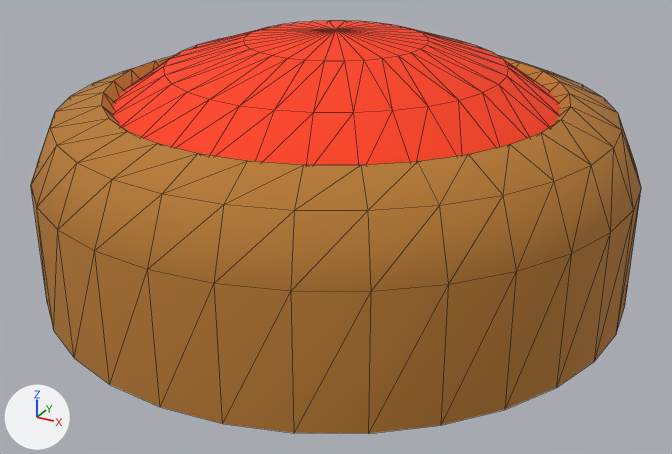
A saved change to the COLLADA model Art/Models/premium/spot-target.dae.
The view is the same before and after, from a camera (50 mm lens) standing at (1.45, -2.65, 1.48) and looking at (0.05, -0.09, 0.2). The lights are fixed; the arrows at lower left show +X, +Y and +Z. The picture after the commit comes second. Mesh edges are drawn as thin lines. Vertices at exactly the same position are counted once.

Objects in the first picture: 'accent', 'sling_lens'.
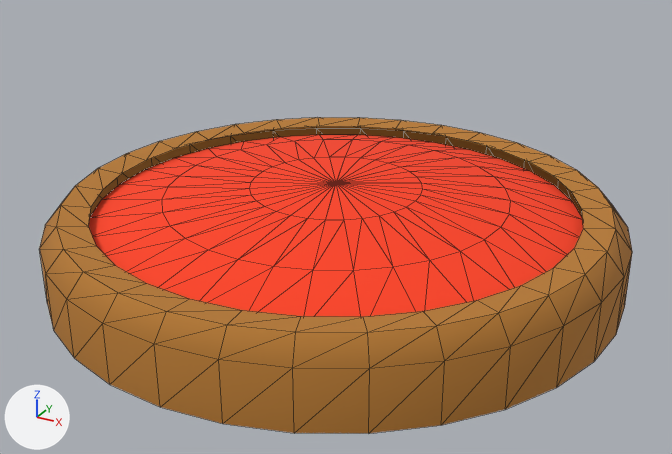
Location of each change, [x1, y1, x2, y2] in pixels of the pictures (672 x 454 px):
'accent', reshaped (17% shorter)
    before: [31, 55, 641, 433]
    after: [39, 118, 632, 433]
'target_lens', added (red)
    after: [88, 135, 583, 317]
'sling_lens', deleted (red)
    before: [113, 21, 559, 165]

Edits to the bpy script that builds the scene:
```text
Change me_accent:
    used by ob_accent; location = (0.0, 0.0, 0.0)
    remove me_accent.from_pydata(...)  # 160 vertices, 256 faces; spans x -1.0..1.0, y -1.0..1.0, z 0.0..0.66
    add me_accent.from_pydata(...)  # 128 vertices, 192 faces; spans x -1.0..1.0, y -1.0..1.0, z 0.0..0.27
    me_accent part 1
    32 vertices are removed from x -0.7..0.7, y -0.7..0.7, z 0.6
    64 faces are deleted
    32 vertices in x -1.0..1.0, y -1.0..1.0, z 0.42 move by (0.0, 0.0, -0.22)
    3 vertices in x 0.9..0.92, y -0.18..0.18, z 0.6 move by (0.02, 0.0, -0.33)
    3 vertices in x -0.18..0.18, y 0.9..0.92, z 0.6 move by (0.0, 0.02, -0.33)
    3 vertices in x -0.92..-0.9, y -0.18..0.18, z 0.6 move by (-0.02, 0.0, -0.33)
    3 vertices in x -0.18..0.18, y -0.92..-0.9, z 0.6 move by (0.0, -0.02, -0.33)
    52 vertices move from x -0.85..0.85, y -0.85..0.85, z 0.6..0.66 to x -0.87..0.87, y -0.87..0.87, z 0.26..0.27
Add me_target_lens:
    me_target_lens.from_pydata(...)  # 128 vertices, 192 faces; spans x -0.85..0.85, y -0.85..0.85, z 0.22..0.32
    me_target_lens.materials.append(mat_sling_lens)  # red #ff4019
Remove ob_sling_lens:
    ob_sling_lens = bpy.data.objects.new('sling_lens', me_sling_lens)
    ob_sling_lens.location = (0.0, 0.0, 0.0)
Add ob_target_lens:
    ob_target_lens = bpy.data.objects.new('target_lens', me_target_lens)
    ob_target_lens.location = (0.0, 0.0, 0.0)
```
